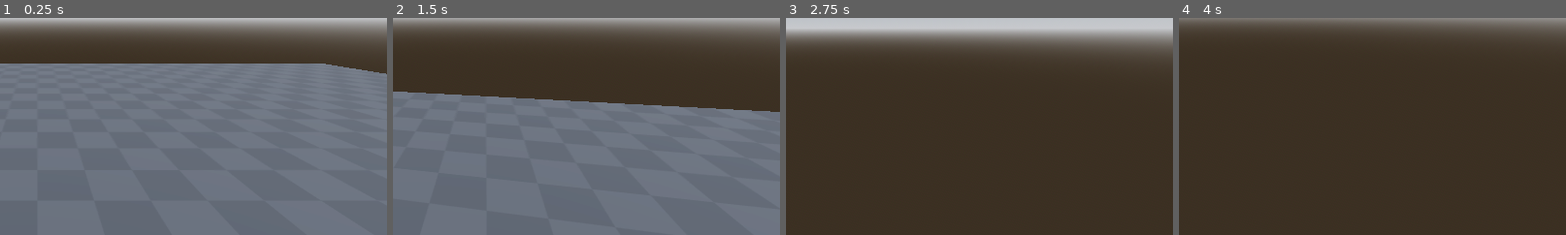
Above: before the commit, frames 1-4 (left to right).
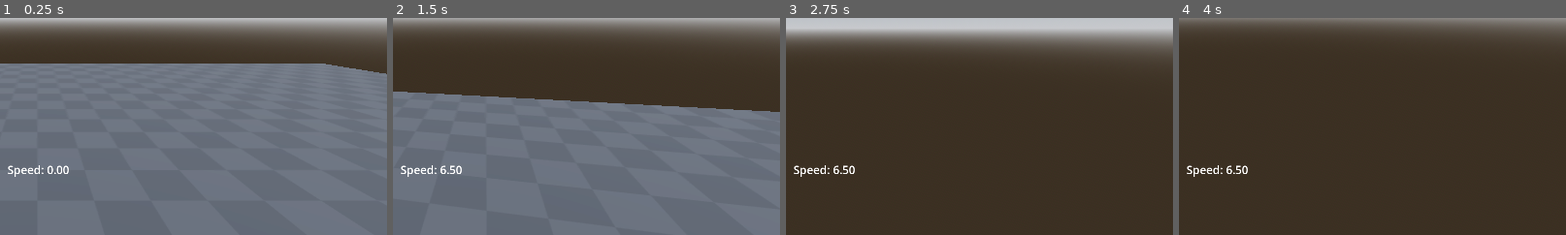
Above: after the commit, the same moments.

Repository: darichey/gibfest
Game: Godot game, scene res://Level.tscn
The game is run twice, just before and just after one commit, with the same random seed, the same clock (stepped at 60 frames per second) and the same inputs.
Inputs (mouse positions are % of the whole screen's width and height, from its top left):
- Up to frame 1 (0.25 s): no input
- Up to frame 2 (1.5 s): move the mouse to (55, 50) at 0.52 s; hold W (move_forward) from 0.53 s (still down); tap Space (move_jump) at 0.77 s; move the mouse to (45, 50) at 1.27 s
- Up to frame 3 (2.75 s): keep holding W (move_forward); tap Space (move_jump) at 1.52 s; move the mouse to (52, 48) at 2.02 s
- Up to frame 4 (4 s): keep holding W (move_forward); move the mouse to (49, 52) at 2.77 s; tap Space (move_jump) at 3.02, 3.77 s; tap Enter at 3.5 s; move the mouse to (57, 51) at 3.52 s
The pictures show only the part of the screen within x 45-95%, y 50-100%; the shares and areas given below are measured in that part.

The runs differ from the first frame. In frame 1, 0.3% of the frame differs, in the area x 2-18%, y 67-74%; in frame 2, 0.3%; in frame 3, 0.3%; in frame 4, 0.3%.

Commit message:
Add speed indicator

Diff:
--- a/game/Level.tscn
+++ b/game/Level.tscn
@@ -42,7 +42,7 @@
 environment = SubResource("Environment_d110p")
 
 [node name="DirectionalLight3D" type="DirectionalLight3D" parent="."]
-transform = Transform3D(-0.866025, -0.433013, 0.25, 0, 0.5, 0.866025, -0.5, 0.75, -0.433013, 0, 0, 0)
+transform = Transform3D(-0.866025, -0.433013, 0.25, 0, 0.5, 0.866025, -0.5, 0.75, -0.433013, 14.0975, 17.4204, -13.5483)
 shadow_enabled = true
 
 [node name="Player" parent="." instance=ExtResource("1_glaeu")]
@@ -53,21 +53,30 @@
 [node name="Camera3D" type="Camera3D" parent="Player/Head"]
 transform = Transform3D(1, 0, 0, 0, 1, 0, 0, 0, 1, 0, 0.75, 0)
 
-[node name="MeshInstance3D2" type="MeshInstance3D" parent="."]
+[node name="SpeedLabel" type="Label" parent="Player"]
+offset_left = 7.0
+offset_top = 891.0
+offset_right = 1919.0
+offset_bottom = 947.0
+theme_type_variation = &"HeaderLarge"
+horizontal_alignment = 1
+vertical_alignment = 1
+
+[node name="Cube" type="MeshInstance3D" parent="."]
 transform = Transform3D(3, 0, 0, 0, 3, 0, 0, 0, 3, 10, 1.5, 0)
 mesh = SubResource("BoxMesh_rpjmg")
 surface_material_override/0 = SubResource("StandardMaterial3D_qqy0c")
 
-[node name="StaticBody3D" type="StaticBody3D" parent="MeshInstance3D2"]
+[node name="StaticBody3D" type="StaticBody3D" parent="Cube"]
 
-[node name="CollisionShape3D" type="CollisionShape3D" parent="MeshInstance3D2/StaticBody3D"]
+[node name="CollisionShape3D" type="CollisionShape3D" parent="Cube/StaticBody3D"]
 shape = SubResource("ConcavePolygonShape3D_0h0bt")
 
-[node name="MeshInstance3D" type="MeshInstance3D" parent="."]
+[node name="Floor" type="MeshInstance3D" parent="."]
 mesh = SubResource("PlaneMesh_dntfm")
 surface_material_override/0 = SubResource("StandardMaterial3D_arh85")
 
-[node name="StaticBody3D" type="StaticBody3D" parent="MeshInstance3D"]
+[node name="StaticBody3D" type="StaticBody3D" parent="Floor"]
 
-[node name="CollisionShape3D" type="CollisionShape3D" parent="MeshInstance3D/StaticBody3D"]
+[node name="CollisionShape3D" type="CollisionShape3D" parent="Floor/StaticBody3D"]
 shape = SubResource("ConcavePolygonShape3D_sxi1f")
--- a/game/Player.gd
+++ b/game/Player.gd
@@ -53,6 +53,12 @@
 		$Head.rotate_x(-event.relative.y * MOUSE_SENSITIVITY)
 		$Head.rotation.x = clampf($Head.rotation.x, -deg_to_rad(70), deg_to_rad(70))
 
+func update_speed_text() -> void:
+	var xz_plane := Plane(Vector3(0, 1, 0))
+	var xz_velocity := xz_plane.project(velocity)
+	$SpeedLabel.text = "Speed: %.2f" % (xz_velocity.length())
+
 func _physics_process(delta: float) -> void:
 	velocity = get_next_velocity(delta)
 	move_and_slide()
+	update_speed_text()
